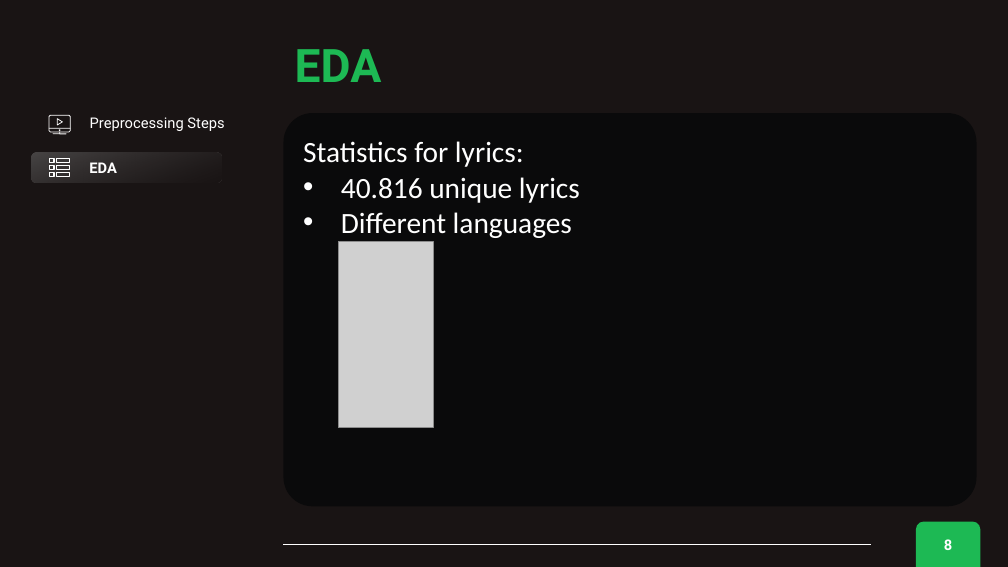
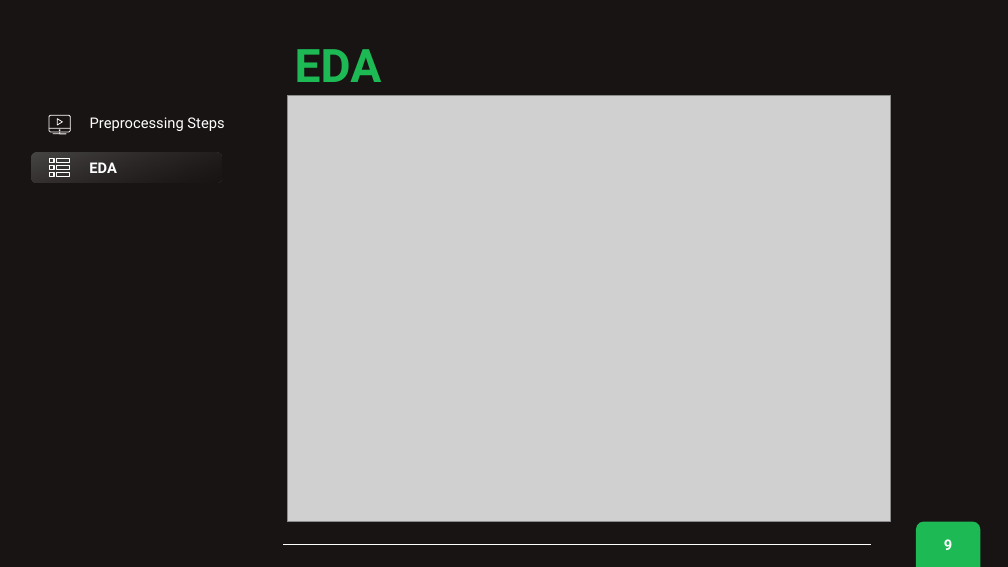
Before and after one commit to merve017/spotify_nlp, a slide deck: slide 9 of Presentations/Spotify NLP status 20231005.pptx (slide 8 before the commit). Drawn at 1008x567 pixels with LibreOffice and Linux fonts; fonts in the diff are those of the drawing; grey boxes stand for pictures. Boxes give left, top, right and bottom in pixels: in the first picture for what was removed or moved away, otherwise in the second. Text is boxed around its words. In the diff, an @@ line names an element or a change of style, - is before the commit and + after.

Commit message:
add lyrics EDA - delete one genre eda slide

```diff
--- a/Presentations/Spotify NLP status 20231005.pptx
+++ b/Presentations/Spotify NLP status 20231005.pptx
@@ rounded rectangle removed at [284, 113, 977, 507] @@
@@ picture added at [287, 96, 891, 522] @@
@@ text removed at [303, 141, 580, 238] @@
-Statistics for lyrics:
-• 40.816 unique lyrics
-• Different languages
@@ picture removed at [339, 242, 433, 428] @@
@@ page number at [944, 539, 952, 550]: text changed @@
-8
+9
```
Also in this commit, not shown: 2 other slides changed, 1 slide added.
